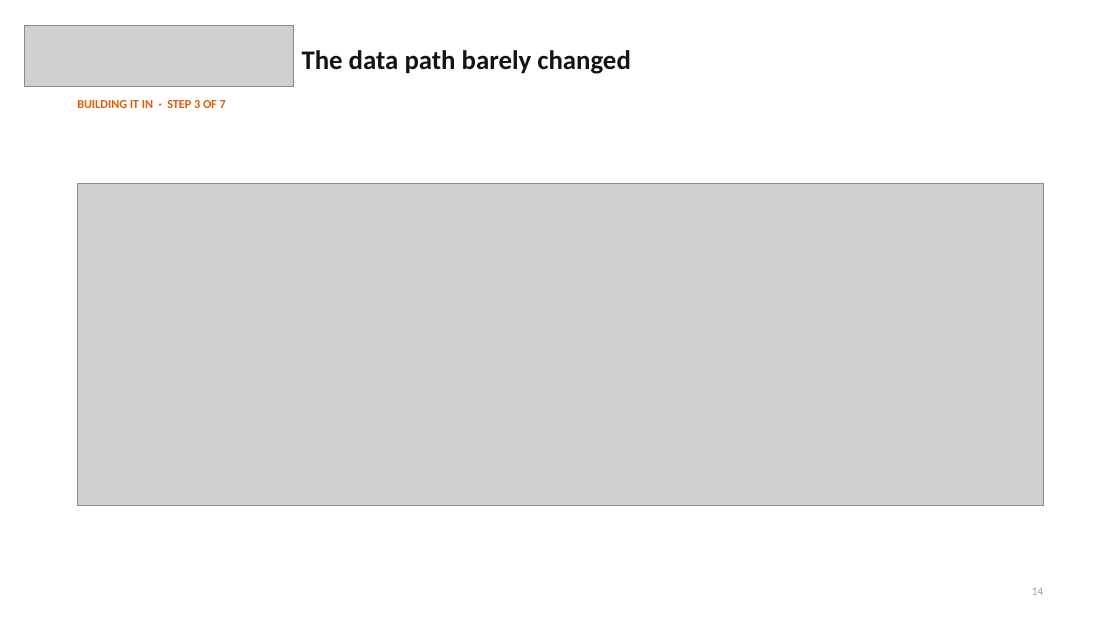
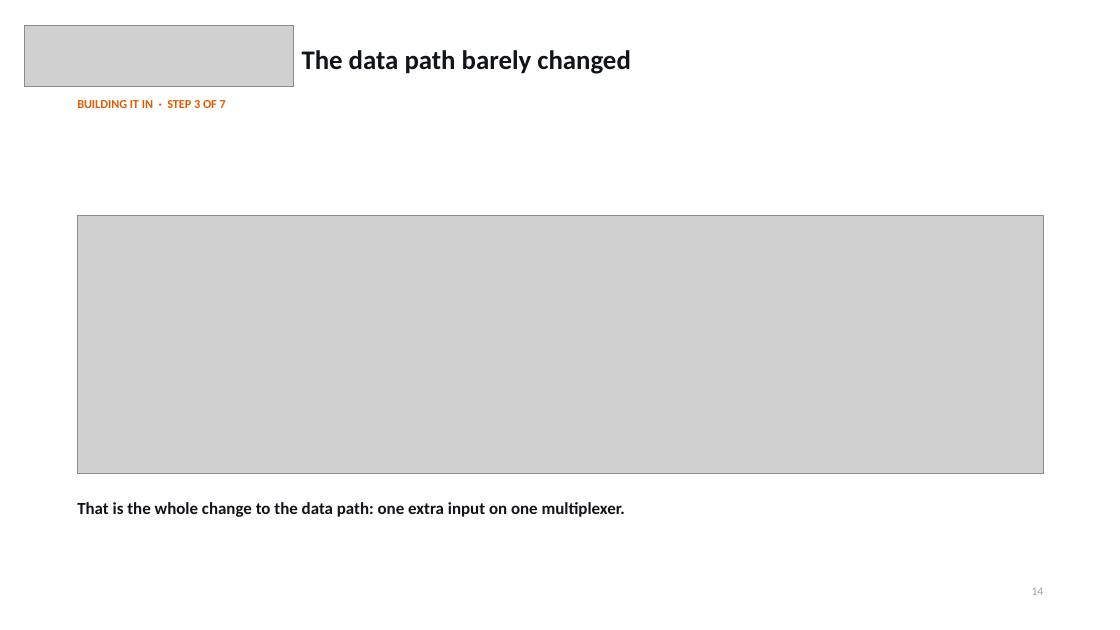
Before and after one commit to saleh2411/DLX-NN, a slide deck: slide 14 of Documents/DLX-NN_Final_Presentation.pptx. Drawn at 1120x630 pixels with LibreOffice and Linux fonts; fonts in the diff are those of the drawing; grey boxes stand for pictures. Boxes give left, top, right and bottom in pixels: in the first picture for what was removed or moved away, otherwise in the second. Text is boxed around its words. In the diff, an @@ line names an element or a change of style, - is before the commit and + after.

```diff
--- a/Documents/DLX-NN_Final_Presentation.pptx
+++ b/Documents/DLX-NN_Final_Presentation.pptx
@@ picture: place and size @@
-picture at (77,183,1044,505)
+picture at (77,216,1044,474)
@@ text added at (77,502,625,517), 14.5 pt, text #111418, bold @@
+That is the whole change to the data path: one extra input on one multiplexer.
```
Also in this commit, not shown: 14 other slides changed.
